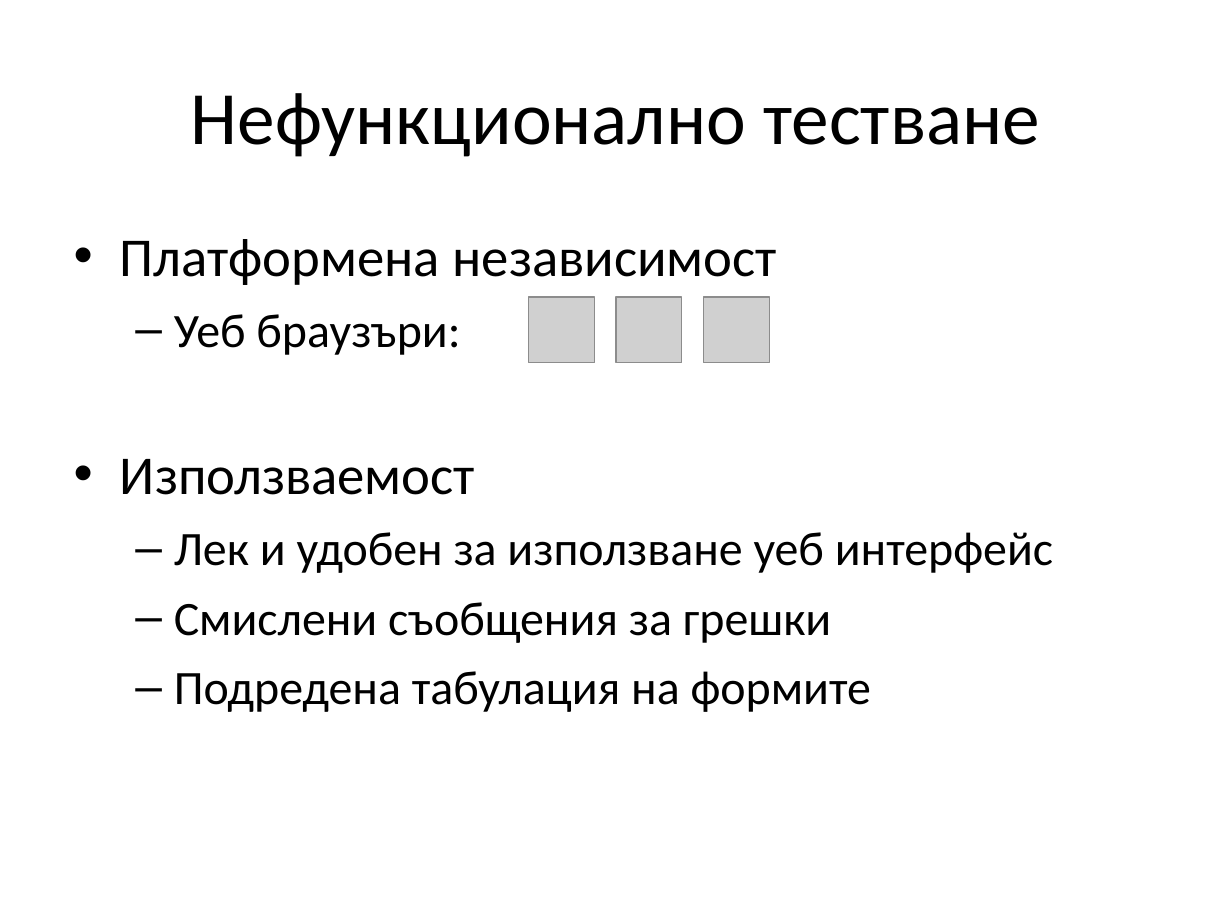
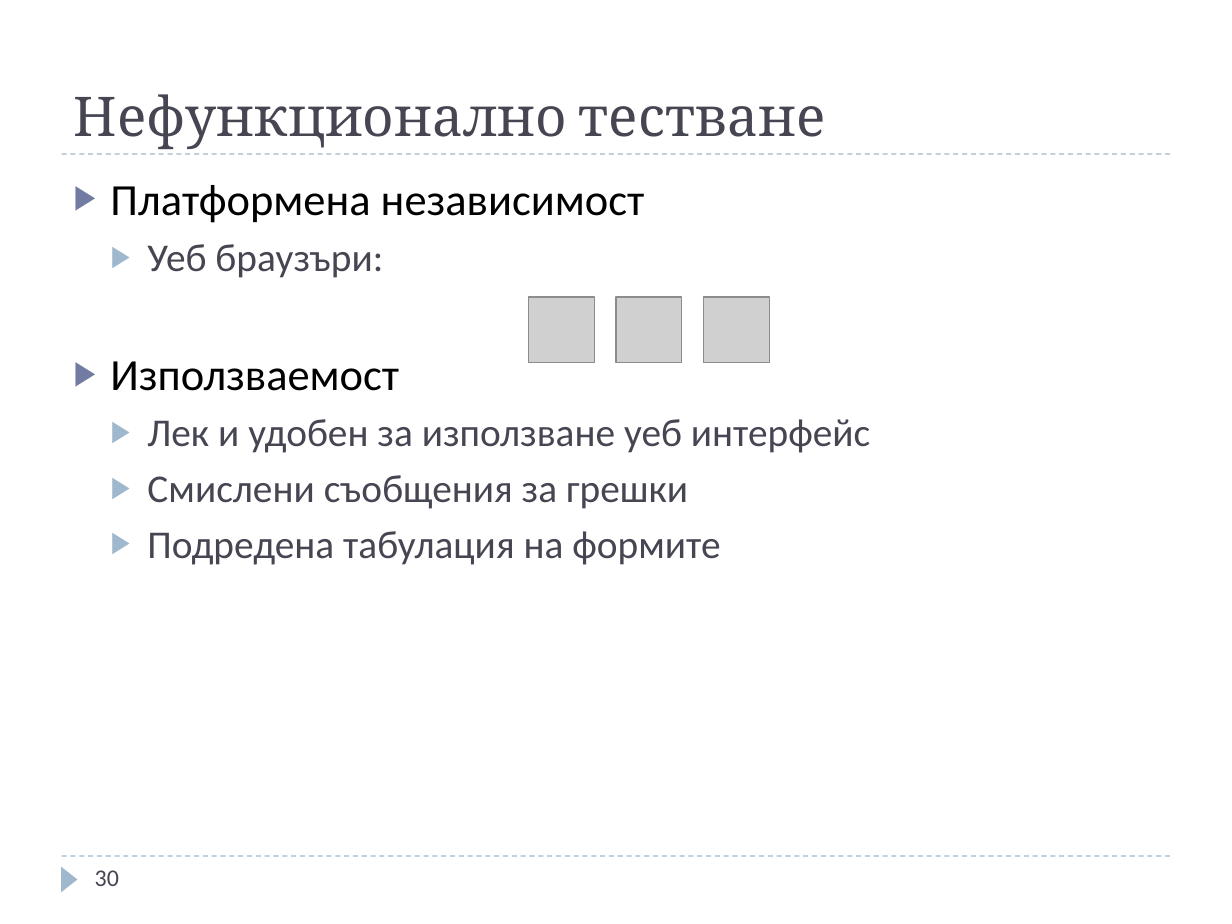
Before and after one commit to jasimcse/team2-strawberry, a slide deck: slide 30 of prezentaciq/venci.ppt. Drawn at 1232x924 pixels with LibreOffice and Linux fonts; fonts in the diff are those of the drawing; grey boxes stand for pictures. Boxes give left, top, right and bottom in pixels: in the first picture for what was removed or moved away, otherwise in the second. Text is boxed around its words. In the diff, an @@ line names an element or a change of style, - is before the commit and + after.

```diff
--- a/prezentaciq/venci.ppt
+++ b/prezentaciq/venci.ppt
@@ title "Нефункционално тестване": place and size @@
-title "Нефункционално тестване" at box(191, 93, 1040, 157)
+title "Нефункционално тестване" at box(74, 94, 826, 149)
@@ title "Нефункционално тестване" at box(74, 94, 826, 149): size 44 to 32 pt, font Calibri to Cambria, text colour #000000 to #464653; alignment centre to left; vertical alignment middle to bottom @@
@@ text "Платформена независимост": place and size @@
-text "Платформена независимост" at box(120, 239, 1053, 712)
+text "Платформена независимост" at box(110, 185, 870, 565)
@@ text "Платформена независимост" at box(110, 185, 870, 565): size 32 to 26 pt in "Платформена независимост", "Използваемост"; size 28 to 23 pt, text colour #000000 to #464653 in "Уеб браузъри:", "Лек и удобен за използване уеб интерфейс", "Смислени съобщения за грешки", "Подредена табулация на формите"; bullet • to ▶; less space between paragraphs; bullet colour #000000 to #727CA3; bullet – to ▶; bullet colour #000000 to #9FB8CD @@
@@ line added from (62, 154) to (1170, 154), #9FB8CD 0.74 pt dashed @@
@@ line added from (62, 856) to (1170, 856), #9FB8CD 0.74 pt dashed @@
@@ triangle added at box(62, 866, 78, 892), fill #9FB8CD @@
@@ page number added at box(95, 870, 119, 886), 14 pt, text #464653 @@
+30
```
Also in this commit, not shown: 37 other slides changed, 1 slide added, 1 slide removed.
